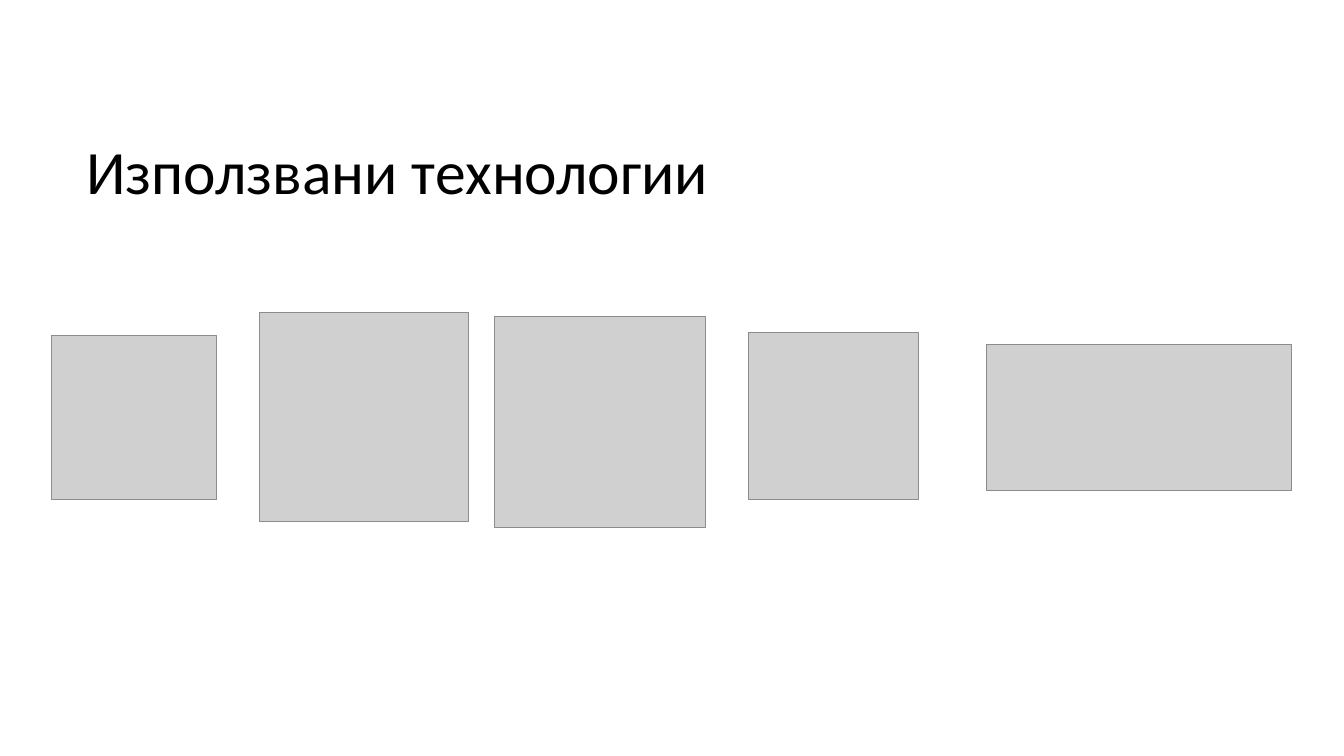
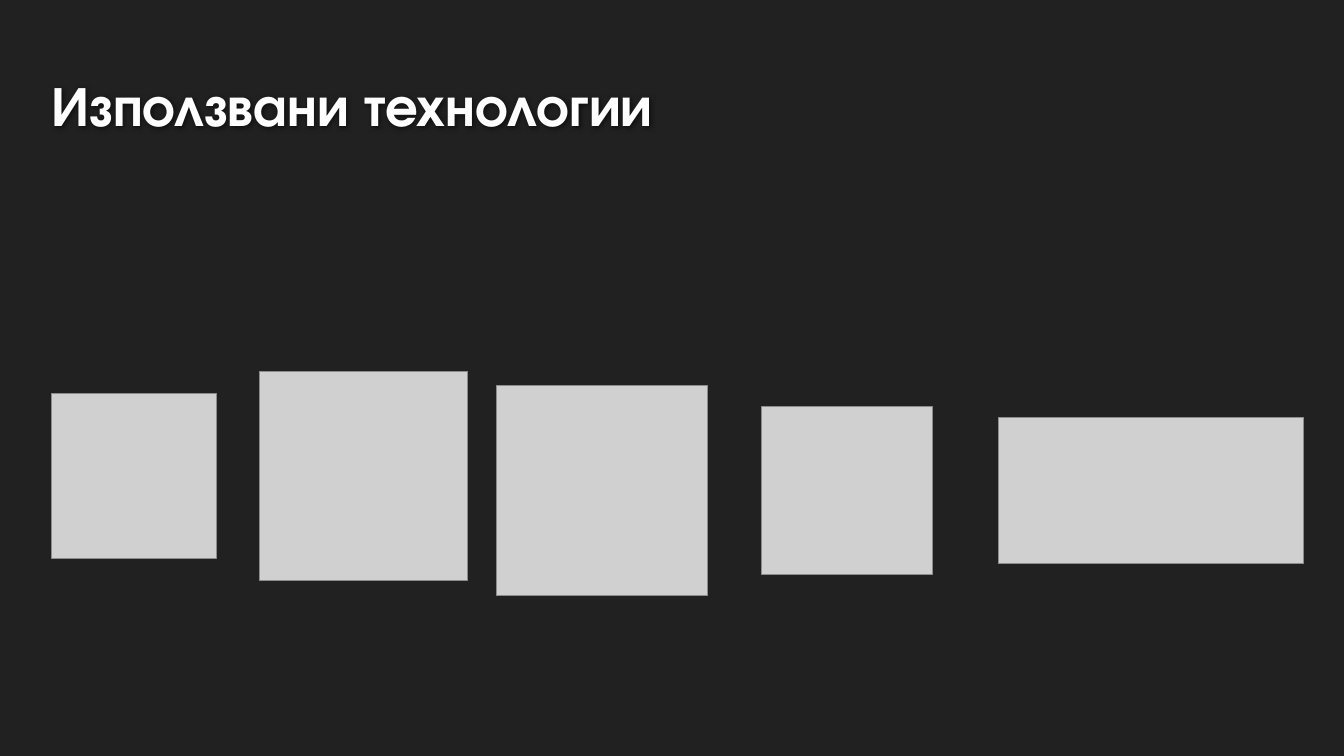
Before and after one commit to PSStefanov19/CBBA-6890, a slide deck: slide 3 of doc/Лабиринт.pptx. Drawn at 1344x756 pixels with LibreOffice and Linux fonts; fonts in the diff are those of the drawing; grey boxes stand for pictures; background and template pictures are left out. Boxes give left, top, right and bottom in pixels: in the first picture for what was removed or moved away, otherwise in the second. Text is boxed around its words. In the diff, an @@ line names an element or a change of style, - is before the commit and + after.

```diff
--- a/doc/Лабиринт.pptx
+++ b/doc/Лабиринт.pptx
@@ background #FFFFFF to #212121 @@
@@ title "Използвани технологии": place and size @@
-title "Използвани технологии" at [86,154,708,195]
+title "Използвани технологии" at [52,88,652,127]
@@ title "Използвани технологии" at [52,88,652,127]: size 44 to 40 pt, font Calibri to TeX Gyre Adventor, text colour #000000 to #FEFEFE, bold on; line spacing 0.9 to 1; vertical alignment middle to bottom @@
@@ picture: place and size @@
-picture at [259,313,468,521]
+picture at [259,371,468,580]
@@ picture: place and size @@
-picture at [495,317,706,527]
+picture at [497,385,708,596]
@@ picture: place and size @@
-picture at [52,335,217,499]
+picture at [52,393,217,558]
@@ picture: place and size @@
-picture at [748,333,919,500]
+picture at [762,407,933,575]
@@ picture: place and size @@
-picture at [987,345,1293,491]
+picture at [998,417,1304,564]
```
Also in this commit, not shown: 4 other slides changed, 1 slide added, 1 other file.
